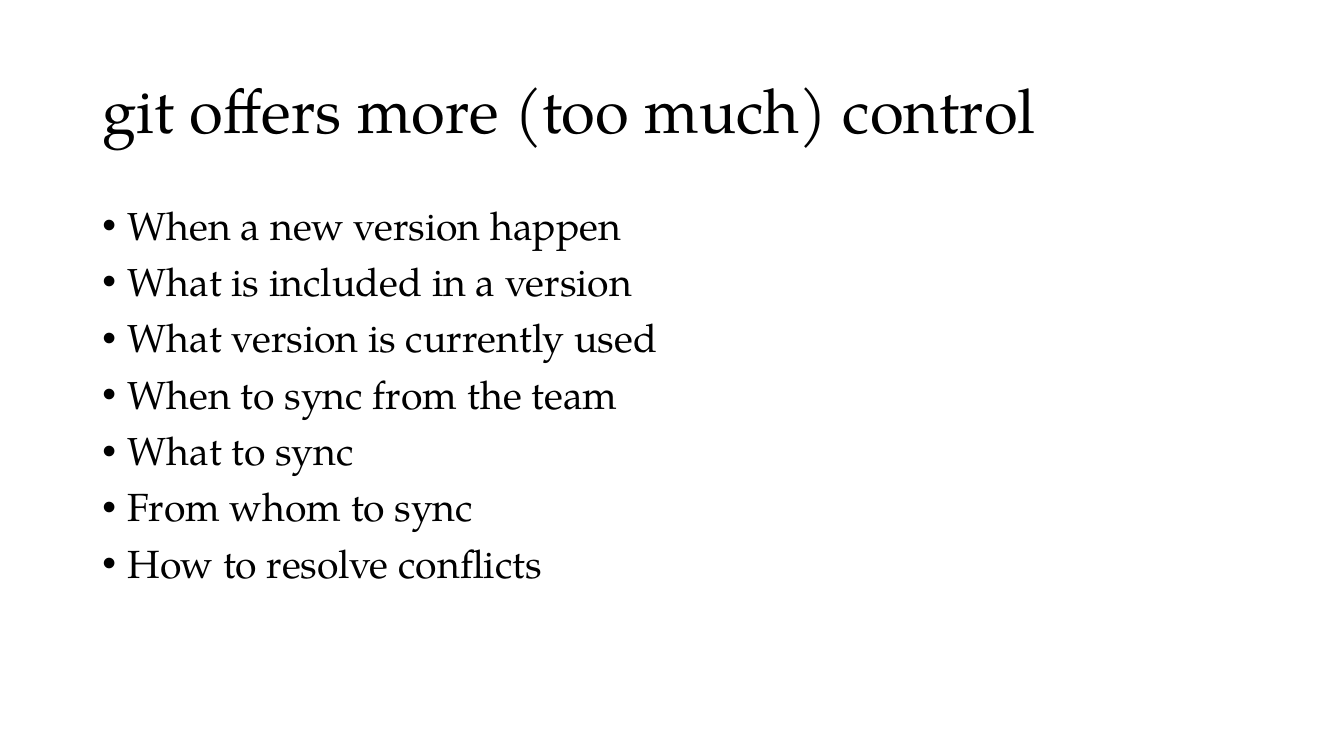
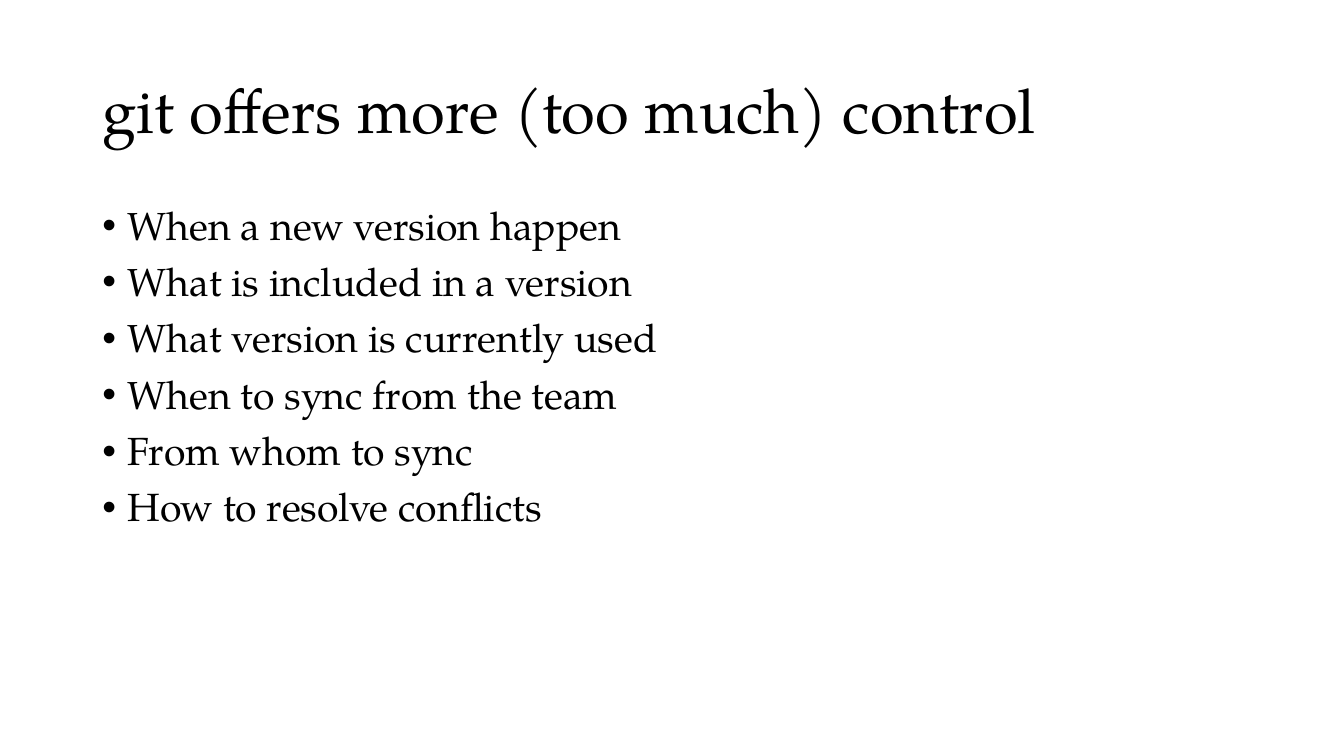
Before and after one commit to Kolaru/GitEssentials, a slide deck: slide 5 of git_workshop.pptx. Drawn at 1344x756 pixels with LibreOffice and Linux fonts; fonts in the diff are those of the drawing. Boxes give left, top, right and bottom in pixels: in the first picture for what was removed or moved away, otherwise in the second. Text is boxed around its words. In the diff, an @@ line names an element or a change of style, - is before the commit and + after.

```diff
--- a/git_workshop.pptx
+++ b/git_workshop.pptx
@@ text at (128,436,354,476): paragraph removed @@
-• What to sync
```
Also in this commit, not shown: 7 other slides changed, 1 slide added.
